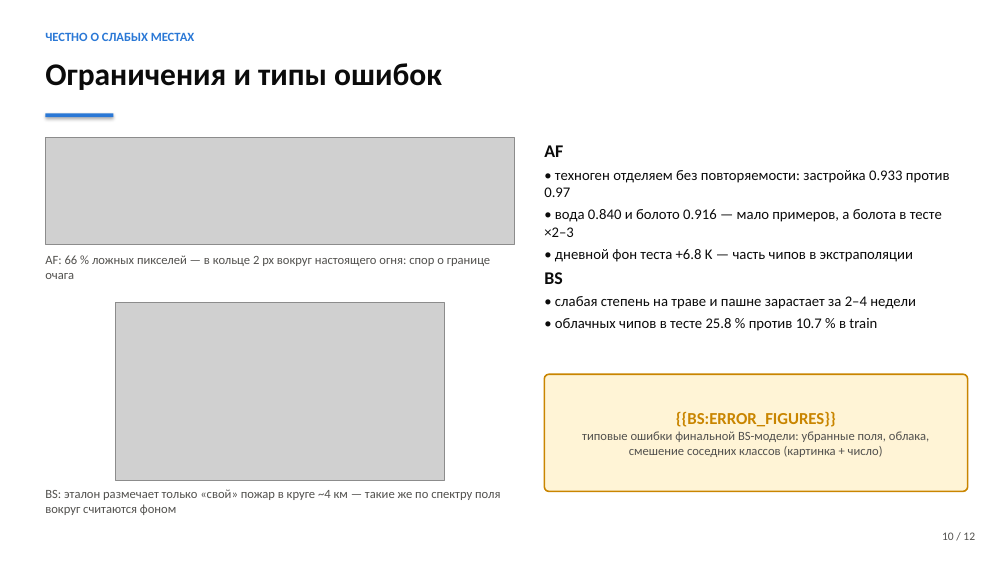
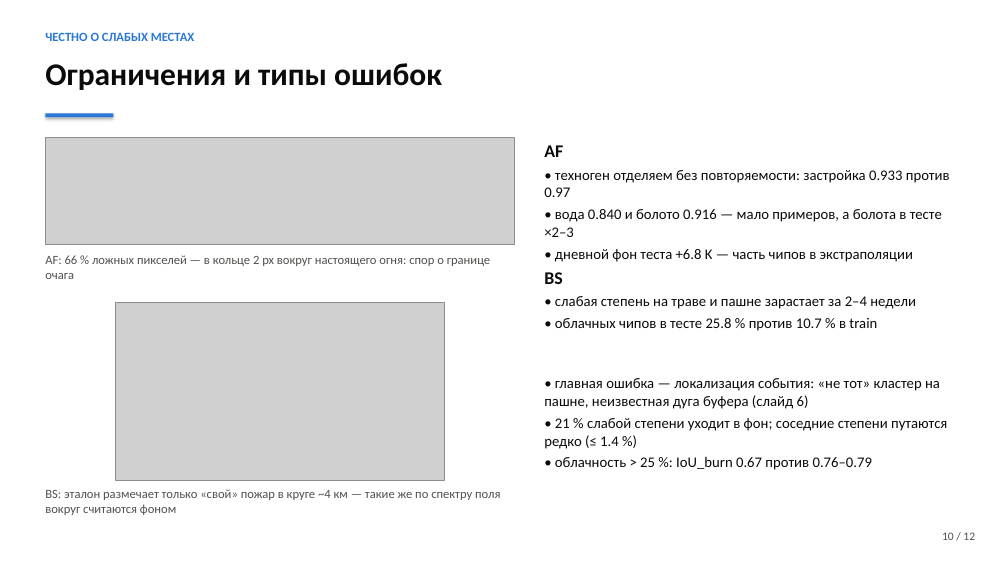
Before and after one commit to shttrkk/kosmowinsamarkand, a slide deck: slide 10 of presentation/deck.pptx. Drawn at 1008x567 pixels with LibreOffice and Linux fonts; fonts in the diff are those of the drawing; grey boxes stand for pictures. Boxes give left, top, right and bottom in pixels: in the first picture for what was removed or moved away, otherwise in the second. Text is boxed around its words. In the diff, an @@ line names an element or a change of style, - is before the commit and + after.

```diff
--- a/presentation/deck.pptx
+++ b/presentation/deck.pptx
@@ text at [544,378,947,470]: text changed; size 12 to 14 pt; text colour #52514E to #0B0B0B @@
-{{BS:ERROR_FIGURES}}
-типовые ошибки финальной BS-модели: убранные поля, облака, смешение соседних классов (картинка + число)
+• главная ошибка — локализация события: «не тот» кластер на пашне, неизвестная дуга буфера (слайд 6)
+• 21 % слабой степени уходит в фон; соседние степени путаются редко (≤ 1.4 %)
+• облачность > 25 %: IoU_burn 0.67 против 0.76–0.79
@@ text "• главная ошибка — локализация ...": place and size @@
-text "• главная ошибка — локализация ..." at [544,374,968,492]
+text "• главная ошибка — локализация ..." at [544,378,947,470]
@@ text "• главная ошибка — локализация ..." at [544,378,947,470]: vertical alignment middle to top; fill #FFF4D6 to none; outline #C98500 1.5 pt to none @@
```
Also in this commit, not shown: 5 other slides changed, 2 slides added, 2 slides removed, 28 other files.
